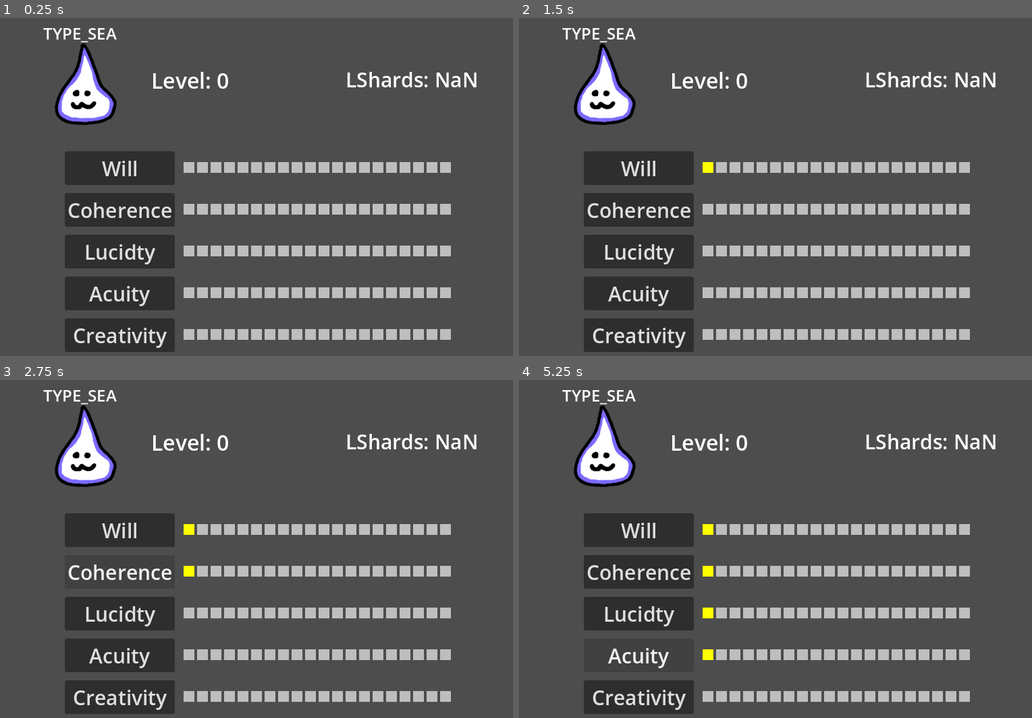
Above: before the commit, frames 1-4 (two rows, left to right).
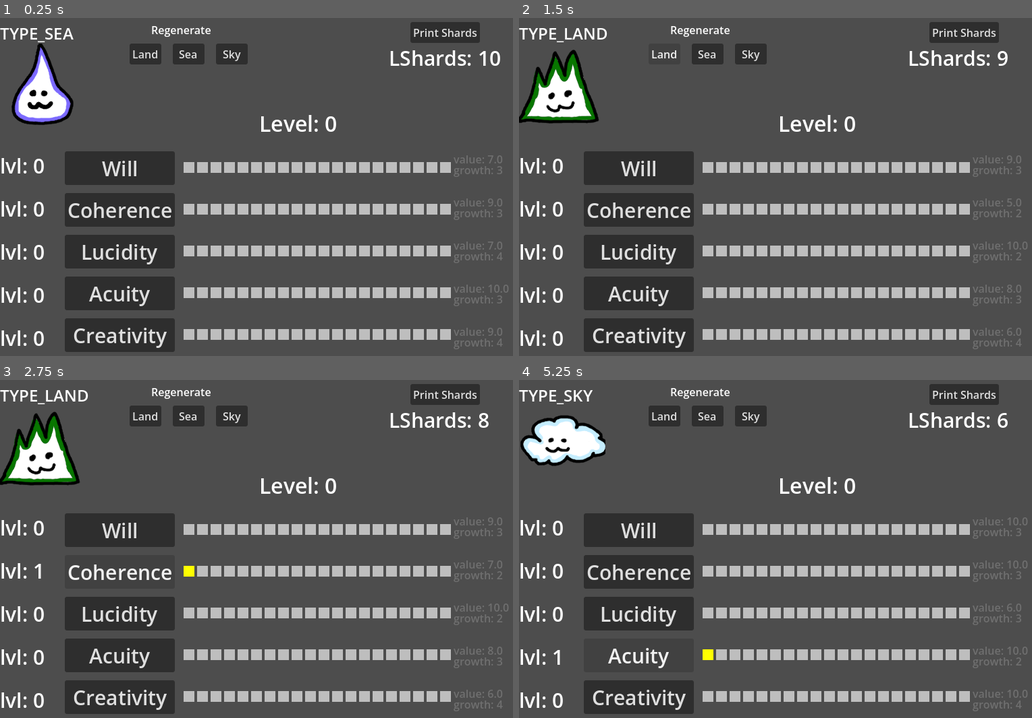
Above: after the commit, the same moments.

Repository: RubeculaBee/dream-catcher
Game: Godot game, scene res://Scenes/Rooms/lvlUpTester.tscn
Same seed, same stepped clock (60 frames per second), same inputs: the game is played once before the commit and once after it. This scene is started directly instead of the project's main scene. The engine's default icon, where the game draws it, is replaced by a stand-in: a white triangle on a blue panel in a dark square.
Inputs (mouse positions are in pixels of both pictures, inside the frame that each line leads up to):
- Up to frame 1 (0.25 s): no input
- Up to frame 2 (1.5 s): click "Will" at 0.5 s; click (662, 55) at 1.25 s, where only the run after the commit has a clickable "Land"
- Up to frame 3 (2.75 s): click "Coherence" at 2 s
- Up to frame 4 (5.25 s): click (708, 417) at 2.75 s, where only the run after the commit has a clickable "Sea"; click "Lucidty" (after the commit: "Lucidity") at 3.5 s; click (749, 417) at 4.25 s, where only the run after the commit has a clickable "Sky"; click "Acuity" at 5 s

The runs differ from the first frame. In frame 1, 8.6% of the frame differs, in the area x 0-100%, y 1-99%; in frame 2, 8.6%; in frame 3, 8.9%; in frame 4, 8.8%.

Commit message:
level up tester is now functional

Diff:
--- a/Scenes/Rooms/lvlUpTester.tscn
+++ b/Scenes/Rooms/lvlUpTester.tscn
@@ -10,7 +10,7 @@
 script = ExtResource("1_jrx2m")
 
 [node name="Figment" type="Sprite2D" parent="." unique_id=135360101]
-position = Vector2(128, 128)
+position = Vector2(64, 128)
 texture = ExtResource("1_f3vtw")
 
 [node name="Name" type="Label" parent="Figment" unique_id=356670247]
@@ -21,21 +21,60 @@
 theme_override_font_sizes/font_size = 24
 text = "TYPE_SEA"
 
+[node name="Regenerate" type="Label" parent="Figment" unique_id=695062388]
+offset_left = 160.0
+offset_top = -96.0
+offset_right = 249.0
+offset_bottom = -73.0
+text = "Regenerate"
+
+[node name="Land" type="Button" parent="Figment/Regenerate" unique_id=1067461769]
+layout_mode = 0
+offset_left = -32.0
+offset_top = 32.0
+offset_right = 15.0
+offset_bottom = 63.0
+text = "Land"
+
+[node name="Sea" type="Button" parent="Figment/Regenerate" unique_id=2112822751]
+layout_mode = 0
+offset_left = 32.0
+offset_top = 32.0
+offset_right = 79.0
+offset_bottom = 63.0
+text = "Sea"
+
+[node name="Sky" type="Button" parent="Figment/Regenerate" unique_id=1663928032]
+layout_mode = 0
+offset_left = 96.0
+offset_top = 32.0
+offset_right = 143.0
+offset_bottom = 63.0
+text = "Sky"
+
 [node name="Level" type="Label" parent="." unique_id=1823456014]
-offset_left = 224.0
-offset_top = 96.0
-offset_right = 390.0
-offset_bottom = 141.0
+offset_left = 384.0
+offset_top = 160.0
+offset_right = 550.0
+offset_bottom = 205.0
 theme_override_font_sizes/font_size = 32
 text = "Level: NaN"
 
 [node name="LShards" type="Label" parent="." unique_id=291450309]
-offset_left = 512.0
-offset_top = 96.0
-offset_right = 706.0
-offset_bottom = 138.0
+offset_left = 576.0
+offset_top = 64.0
+offset_right = 772.0
+offset_bottom = 106.0
 theme_override_font_sizes/font_size = 30
 text = "LShards: NaN"
+
+[node name="Button" type="Button" parent="LShards" unique_id=1707795658]
+layout_mode = 0
+offset_left = 32.0
+offset_top = -32.0
+offset_right = 135.0
+offset_bottom = -1.0
+text = "Print Shards"
 
 [node name="Stats" type="VBoxContainer" parent="." unique_id=1869603885]
 offset_left = 96.0
@@ -49,18 +88,116 @@
 layout_mode = 2
 text = "Will"
 
+[node name="Level" type="Label" parent="Stats/Button" unique_id=1532620952]
+layout_mode = 0
+offset_left = -96.0
+offset_right = 3.0
+offset_bottom = 42.0
+text = "lvl: 20"
+
+[node name="vals" type="Label" parent="Stats/Button" unique_id=678445603]
+layout_mode = 0
+offset_left = 576.0
+offset_right = 679.0
+offset_bottom = 49.0
+theme_override_colors/font_color = Color(1, 1, 1, 0.19607843)
+theme_override_constants/line_spacing = -7
+theme_override_font_sizes/font_size = 16
+text = " value: NaN
+ growth: NaN"
+
 [node name="Button2" type="Button" parent="Stats" unique_id=48964784]
 layout_mode = 2
 text = "Coherence"
 
+[node name="Level" type="Label" parent="Stats/Button2" unique_id=1944003187]
+layout_mode = 0
+offset_left = -96.0
+offset_top = 2.0
+offset_right = 3.0
+offset_bottom = 44.0
+text = "lvl: 20"
+
+[node name="vals" type="Label" parent="Stats/Button2" unique_id=1494228161]
+layout_mode = 0
+offset_left = 576.0
+offset_top = 2.0
+offset_right = 679.0
+offset_bottom = 51.0
+theme_override_colors/font_color = Color(1, 1, 1, 0.19607843)
+theme_override_constants/line_spacing = -7
+theme_override_font_sizes/font_size = 16
+text = " value: NaN
+ growth: NaN"
+
 [node name="Button3" type="Button" parent="Stats" unique_id=668477891]
 layout_mode = 2
-text = "Lucidty"
+text = "Lucidity"
+
+[node name="Level" type="Label" parent="Stats/Button3" unique_id=96202932]
+layout_mode = 0
+offset_left = -96.0
+offset_top = 4.0
+offset_right = 3.0
+offset_bottom = 46.0
+text = "lvl: 20"
+
+[node name="vals" type="Label" parent="Stats/Button3" unique_id=1961914422]
+layout_mode = 0
+offset_left = 576.0
+offset_top = 4.0
+offset_right = 679.0
+offset_bottom = 53.0
+theme_override_colors/font_color = Color(1, 1, 1, 0.19607843)
+theme_override_constants/line_spacing = -7
+theme_override_font_sizes/font_size = 16
+text = " value: NaN
+ growth: NaN"
 
 [node name="Button4" type="Button" parent="Stats" unique_id=1633853943]
 layout_mode = 2
 text = "Acuity"
 
+[node name="Level" type="Label" parent="Stats/Button4" unique_id=727731175]
+layout_mode = 0
+offset_left = -96.0
+offset_top = 6.0
+offset_right = 3.0
+offset_bottom = 48.0
+text = "lvl: 20"
+
+[node name="vals" type="Label" parent="Stats/Button4" unique_id=1390124020]
+layout_mode = 0
+offset_left = 576.0
+offset_top = 6.0
+offset_right = 679.0
+offset_bottom = 55.0
+theme_override_colors/font_color = Color(1, 1, 1, 0.19607843)
+theme_override_constants/line_spacing = -7
+theme_override_font_sizes/font_size = 16
+text = " value: NaN
+ growth: NaN"
+
 [node name="Button5" type="Button" parent="Stats" unique_id=1072418245]
 layout_mode = 2
 text = "Creativity"
+
+[node name="Level" type="Label" parent="Stats/Button5" unique_id=646727224]
+layout_mode = 0
+offset_left = -96.0
+offset_top = 8.0
+offset_right = 3.0
+offset_bottom = 50.0
+text = "lvl: 20"
+
+[node name="vals" type="Label" parent="Stats/Button5" unique_id=1701133830]
+layout_mode = 0
+offset_left = 576.0
+offset_top = 8.0
+offset_right = 679.0
+offset_bottom = 57.0
+theme_override_colors/font_color = Color(1, 1, 1, 0.19607843)
+theme_override_constants/line_spacing = -7
+theme_override_font_sizes/font_size = 16
+text = " value: NaN
+ growth: NaN"
--- a/Scripts/Figments/lvlUpTester.gd
+++ b/Scripts/Figments/lvlUpTester.gd
@@ -6,11 +6,31 @@
 
 func _ready() -> void:
 	figment = Figment.new("seaTest")
-	$Figment.texture = figment.sprite
-	$Level.text = "Level: %s" % figment.level
+	lShards = 10
 
 	setupLvlIndicator()
 	connectSignals()
+	updateLevels()
+	updateFigment()
+
+func updateFigment():
+	$Figment.texture = figment.sprite
+	$Figment/Name.text = figment.speciesName
+	for row: Array[ColorRect] in indicators:
+		for ind: ColorRect in row:
+			ind.color = Color.GRAY
+
+
+func updateLevels():
+	$Level.text = "Level: %s" % figment.level
+	$LShards.text = "LShards: %s" % lShards
+	for button: Button in $Stats.get_children():
+		button.get_child(0).text = "lvl: %s" % figment.stats[button.text.to_lower()].level
+		button.get_child(1).text = "value: %s\ngrowth: %s" %[
+			figment.stats[button.text.to_lower()].value,
+			figment.stats[button.text.to_lower()].growth
+		]
+
 
 func connectSignals():
 	$Stats/Button.pressed.connect(levelUp.bind(0))
@@ -18,11 +38,29 @@
 	$Stats/Button3.pressed.connect(levelUp.bind(2))
 	$Stats/Button4.pressed.connect(levelUp.bind(3))
 	$Stats/Button5.pressed.connect(levelUp.bind(4))
+	$LShards/Button.pressed.connect(printShards)
+
+	$Figment/Regenerate/Land.pressed.connect(newFigment.bind("landTest"))
+	$Figment/Regenerate/Sea.pressed.connect(newFigment.bind("seaTest"))
+	$Figment/Regenerate/Sky.pressed.connect(newFigment.bind("skyTest"))
+
+func newFigment(bp: String):
+	figment = Figment.new(bp)
+	updateLevels()
+	updateFigment()
+
+func printShards():
+	lShards += 5
+	updateLevels()
 
 func levelUp(statNum: int):
-	var statname: String = figment.stats.keys()[statNum]
-	indicators[statNum][figment.stats[statname].level].color = Color.YELLOW
-	figment.levelUp(statname)
+	if lShards > 0:
+		var statname: String = figment.stats.keys()[statNum]
+		if figment.levelUp(statname):
+			indicators[statNum][figment.stats[statname].level-1].color = Color.YELLOW
+			lShards-=1
+			updateLevels()
+
 
 func setupLvlIndicator():
 	for j in range(5):
